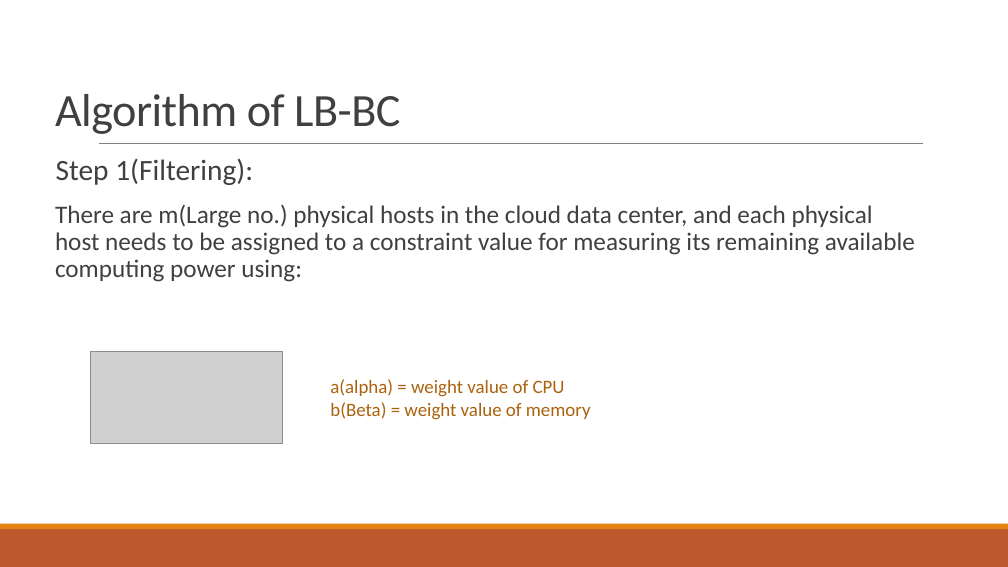
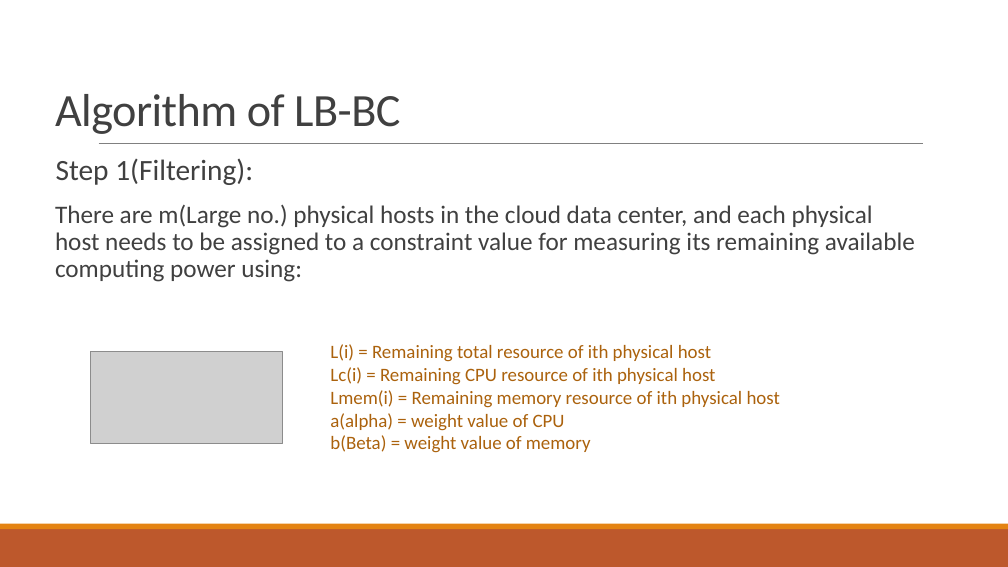
Before and after one commit to piyushbajaj0704/Cloud_Computing, a slide deck: slide 20 of Load Balancing Algorithms in Cloud Computing final presentation Last.pptx. Drawn at 1008x567 pixels with LibreOffice and Linux fonts; fonts in the diff are those of the drawing; grey boxes stand for pictures. Boxes give left, top, right and bottom in pixels: in the first picture for what was removed or moved away, otherwise in the second. Text is boxed around its words. In the diff, an @@ line names an element or a change of style, - is before the commit and + after.

```diff
--- a/Load Balancing Algorithms in Cloud Computing final presentation Last.pptx
+++ b/Load Balancing Algorithms in Cloud Computing final presentation Last.pptx
@@ text "L(i) = Remaining total resource ...": place and size @@
-text "L(i) = Remaining total resource ..." at (330,379,591,420)
+text "L(i) = Remaining total resource ..." at (330,344,780,453)
@@ text at (330,344,780,408): paragraphs added @@
+L(i) = Remaining total resource of ith physical host
+Lc(i) = Remaining CPU resource of ith physical host
+Lmem(i) = Remaining memory resource of ith physical host
```
Also in this commit, not shown: 11 other slides changed, 1 other file.
